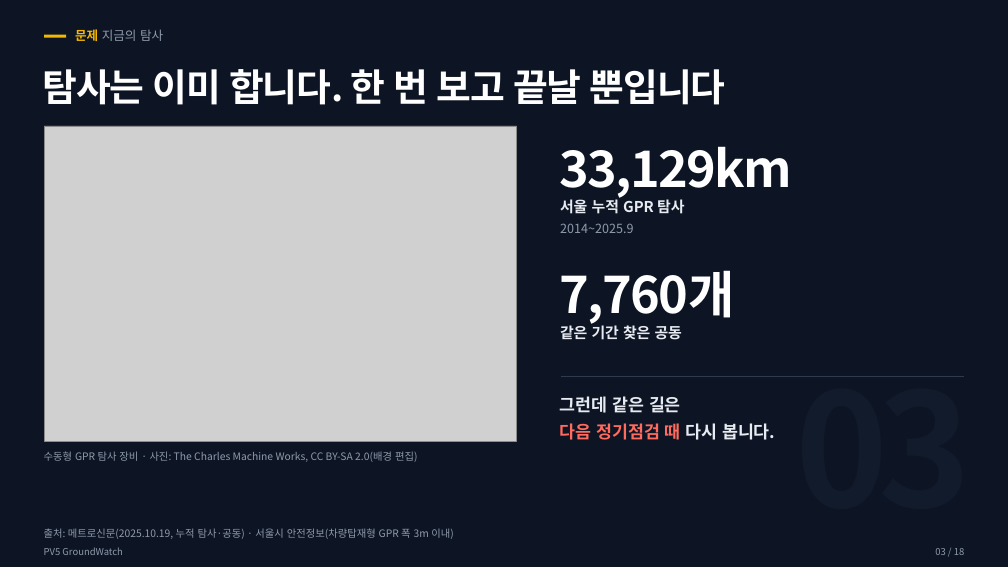
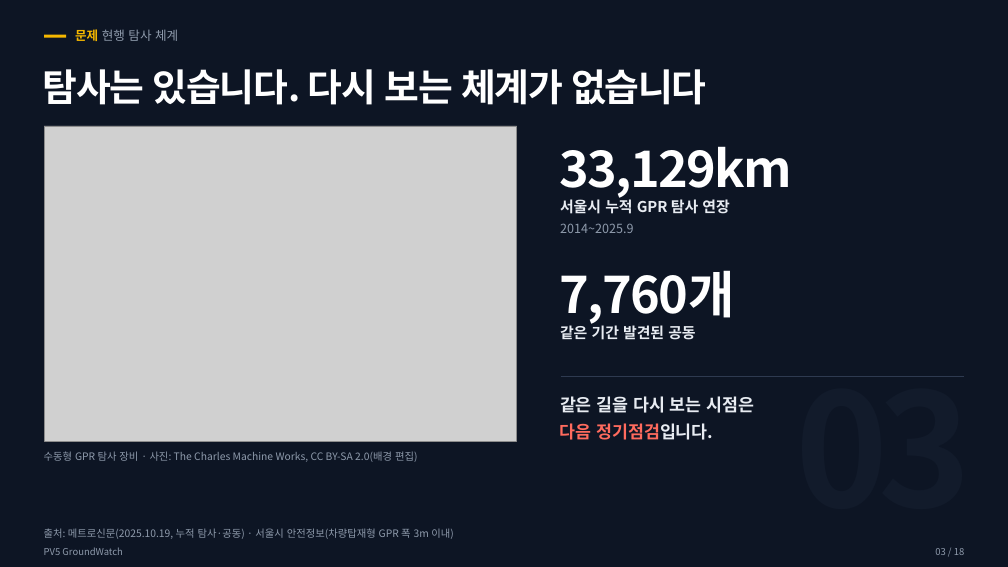
Before and after one commit to woojin-choe/pv5-hose-lab, a slide deck: slide 3 of ppt_all/PV5_GroundWatch_10_26.pptx. Drawn at 1008x567 pixels with LibreOffice and Linux fonts; fonts in the diff are those of the drawing; grey boxes stand for pictures. Boxes give left, top, right and bottom in pixels: in the first picture for what was removed or moved away, otherwise in the second. Text is boxed around its words. In the diff, an @@ line names an element or a change of style, - is before the commit and + after.

```diff
--- a/ppt_all/PV5_GroundWatch_10_26.pptx
+++ b/ppt_all/PV5_GroundWatch_10_26.pptx
@@ text at [75,29,178,41]: text changed @@
-문제 지금의 탐사
+문제 현행 탐사 체계
@@ text at [43,69,707,105]: text changed @@
-탐사는 이미 합니다. 한 번 보고 끝날 뿐입니다
+탐사는 있습니다. 다시 보는 체계가 없습니다
@@ text at [560,199,729,214]: text changed @@
-서울 누적 GPR 탐사
+서울시 누적 GPR 탐사 연장
@@ text at [560,325,695,340]: text changed @@
-같은 기간 찾은 공동
+같은 기간 발견된 공동
@@ text at [560,396,754,413]: text changed @@
-그런데 같은 길은
+같은 길을 다시 보는 시점은
@@ text at [560,423,714,440]: text changed @@
-다음 정기점검 때 다시 봅니다.
+다음 정기점검입니다.
```
Also in this commit, not shown: 15 other slides changed, 21 other files.
